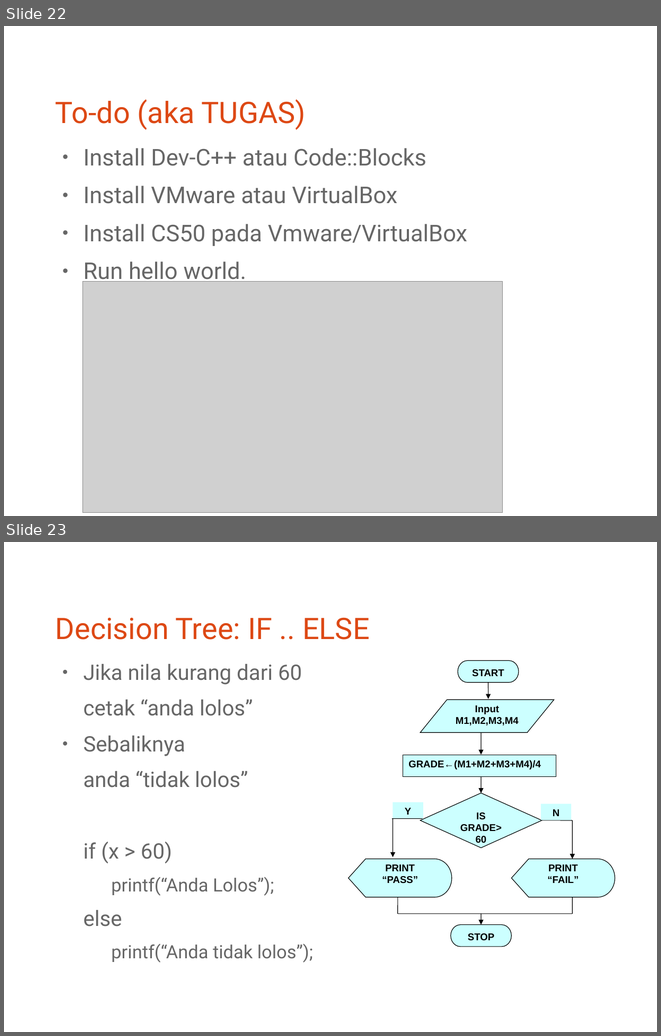
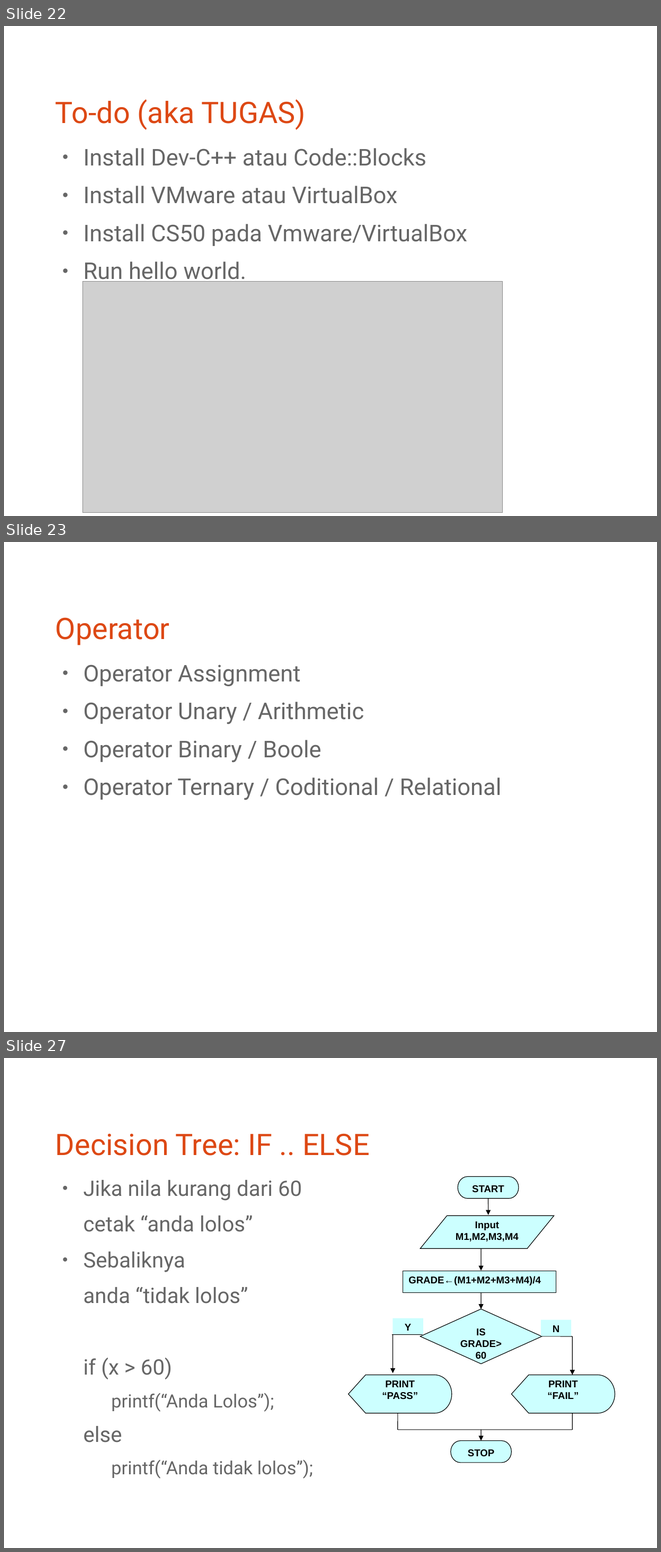
Before and after one commit to bagustris/prokom-tf, a slide deck: prokom0.odp. Shown one above the other, each under a label of ours: slides 22 and 23 before the commit, slides 22, 23 and 27 after it; the slides between them are not shown. The pictures are 661x1036 and 661x1552 pixels, drawn with LibreOffice and Linux fonts; fonts in the diff are those of the drawing; grey boxes stand for pictures. Boxes give left, top, right and bottom in pixels: in the first picture for what was removed or moved away, otherwise in the second. Text is boxed around its words. In the diff, an @@ line names an element or a change of style, - is before the commit and + after.

```diff
--- a/prokom0.odp
+++ b/prokom0.odp
@@ slide 23 added at [4, 542, 657, 1032], background #FFFFFF @@
@@ title added at [55, 617, 170, 645], 36 pt, text #DD4814 @@
+Operator
@@ text added at [84, 664, 502, 800], 28 pt, text #666666 @@
+● Operator Assignment
+● Operator Unary / Arithmetic
+● Operator Binary / Boole
+● Operator Ternary / Coditional / Relational
@@ what was slide 23 is now slide 27 @@
```
Also in this commit, not shown: 3 other slides added, 7 other files.
